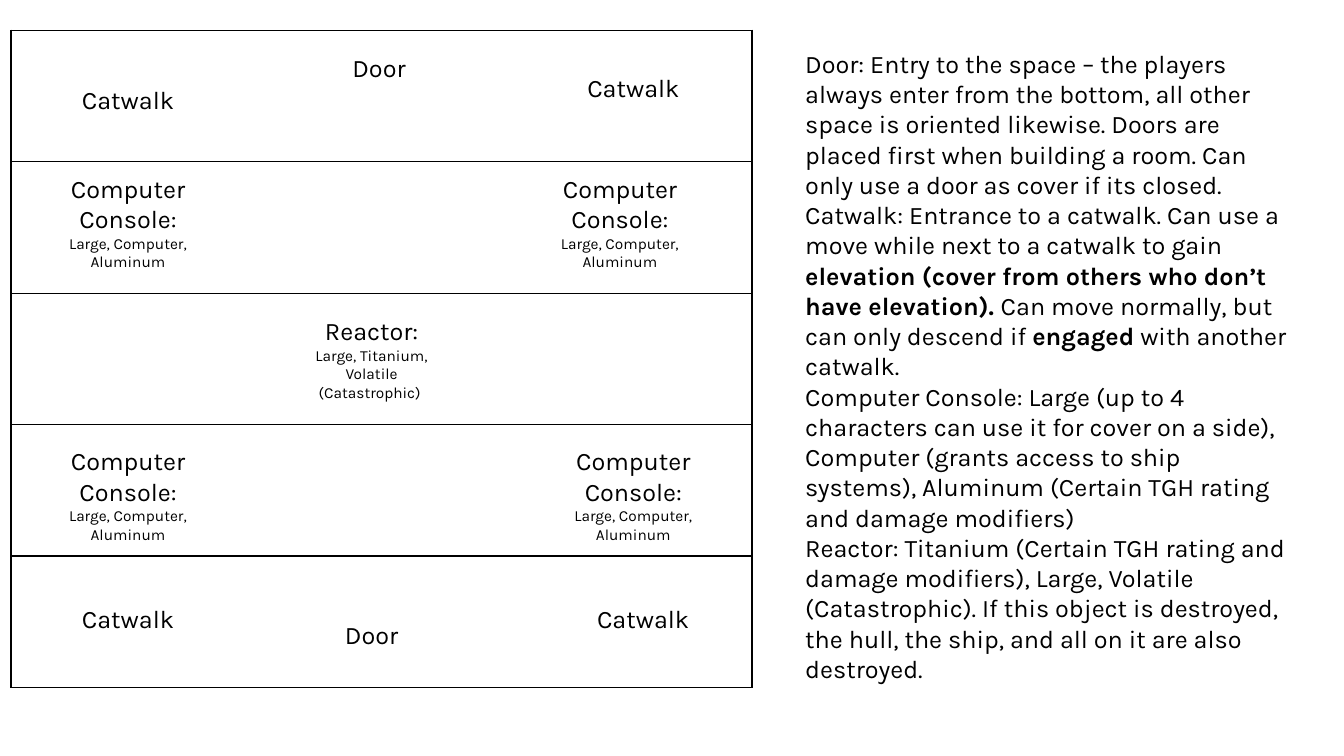
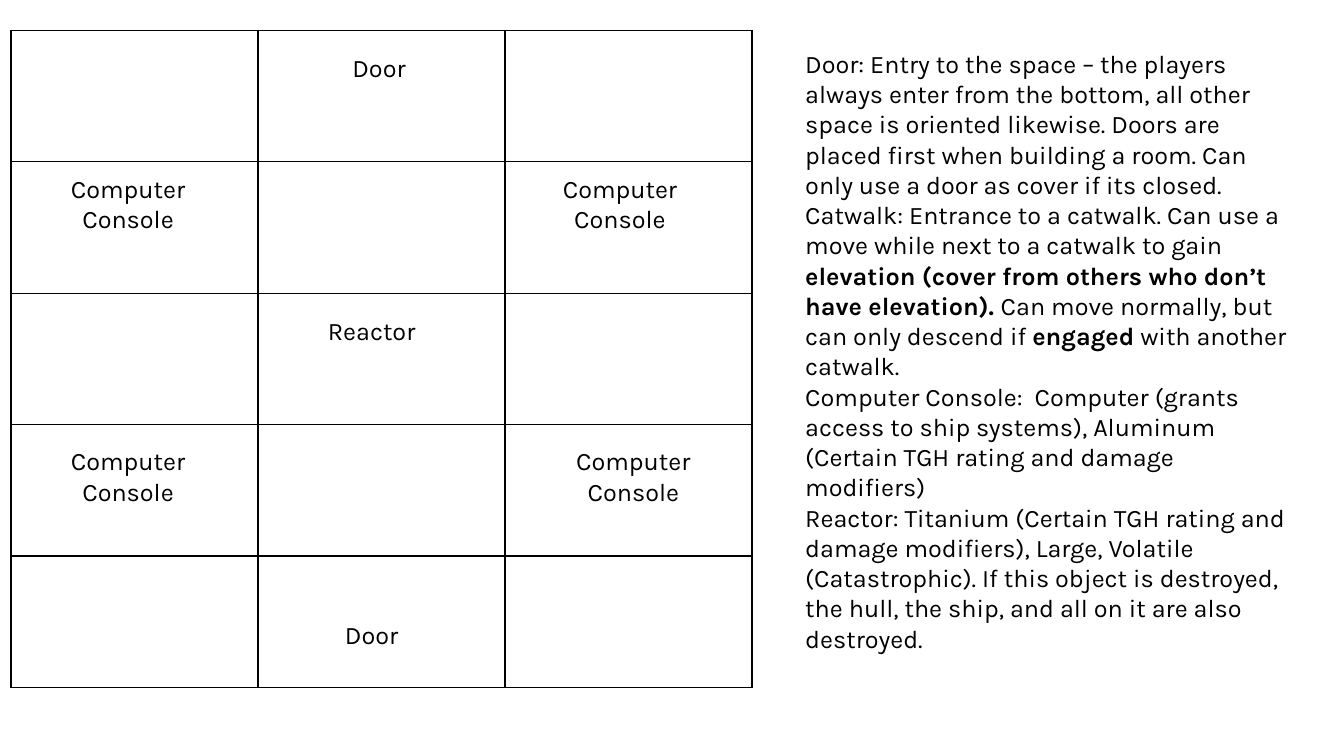
Before and after one commit to pearsonh/ProjectHullraker, a slide deck: slide 1 of Project Hullraker Diagrams.pptx. Drawn at 1344x756 pixels with LibreOffice and Linux fonts; fonts in the diff are those of the drawing. Boxes give left, top, right and bottom in pixels: in the first picture for what was removed or moved away, otherwise in the second. Text is boxed around its words. In the diff, an @@ line names an element or a change of style, - is before the commit and + after.

```diff
--- a/Project Hullraker Diagrams.pptx
+++ b/Project Hullraker Diagrams.pptx
@@ table at box(11, 30, 752, 688) @@
+column 2:  |  |  |  | 
+column 3:  |  |  |  | 
@@ text removed at box(587, 79, 679, 98) @@
-Catwalk
@@ text removed at box(82, 91, 174, 110) @@
-Catwalk
@@ text at box(71, 182, 185, 229): text changed; size 11 to 18 pt @@
-Computer Console: Large, Computer, Aluminum
+Computer Console
@@ text at box(563, 182, 677, 229): text changed; size 11 to 18 pt @@
-Computer Console: Large, Computer, Aluminum
+Computer Console
@@ text at box(328, 324, 416, 341): text changed; size 11 to 18 pt @@
-Reactor: Large, Titanium, Volatile (Catastrophic)
+Reactor
@@ text at box(805, 388, 1239, 499): text changed @@
-Computer Console: Large (up to 4 characters can use it for cover on a side), Computer (grants access to ship systems), Aluminum (Certain TGH rating and damage modifiers)
+Computer Console: Computer (grants access to ship systems), Aluminum (Certain TGH rating and damage modifiers)
@@ text at box(71, 454, 185, 502): text changed; size 11 to 18 pt @@
-Computer Console: Large, Computer, Aluminum
+Computer Console
@@ text at box(576, 454, 690, 502): text changed; size 11 to 18 pt @@
-Computer Console: Large, Computer, Aluminum
+Computer Console
@@ text removed at box(82, 610, 174, 629) @@
-Catwalk
@@ text removed at box(597, 610, 689, 629) @@
-Catwalk
```
Also in this commit, not shown: 1 other slide changed, 1 slide added, 1 other file.
